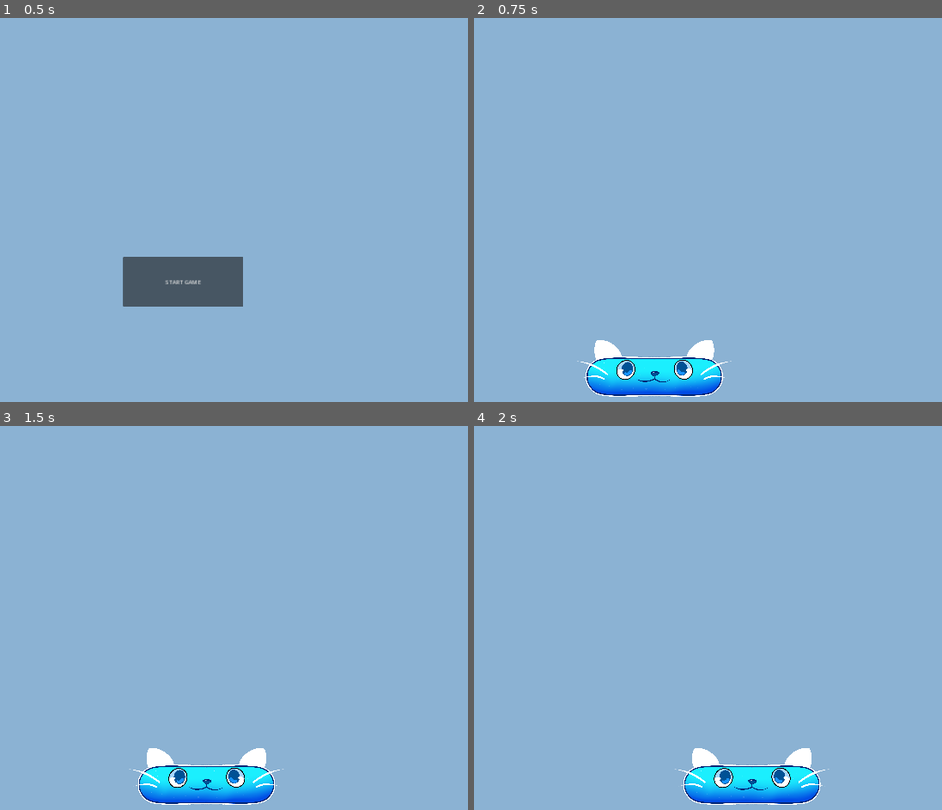
Above: before the commit, frames 1-4 (two rows, left to right).
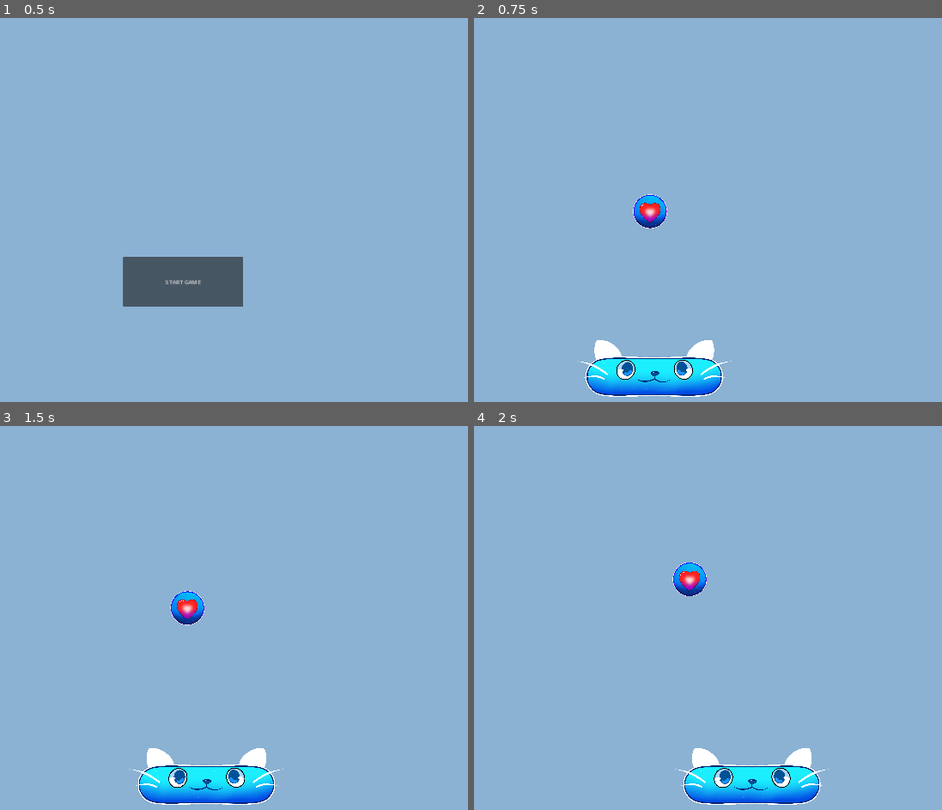
Above: after the commit, the same moments.

Repository: ColtonPhillips/uvicgamejam-24
Game: Godot game, scene res://Scenes/start_game.tscn
Same seed, same stepped clock (60 frames per second), same inputs: the game is played once before the commit and once after it.
Inputs:
- Up to frame 1 (0.5 s): no input
- Up to frame 2 (0.75 s): click "START GAME" at 0.5 s
- Up to frame 3 (1.5 s): tap Enter at 1.25 s; hold D (right) from 1.28 s (still down)
- Up to frame 4 (2 s): keep holding D (right)

Frame 1 is identical in both runs. In frame 2, 0.5% of the frame differs, in the area x 33-42%, y 45-55%; in frame 3, 0.5%; in frame 4, 0.5%.

Commit message:
Add ball - doesnt hit walls

Diff:
--- /dev/null
+++ b/game/Scenes/ball.tscn
@@ -0,0 +1,18 @@
+[gd_scene load_steps=4 format=3 uid="uid://kfy3ukhqt013"]
+
+[ext_resource type="Texture2D" uid="uid://c12vef2gyh7dy" path="res://Assets/Ball.png" id="1_2jah6"]
+[ext_resource type="Script" path="res://Scripts/ball.gd" id="1_tygem"]
+
+[sub_resource type="CircleShape2D" id="CircleShape2D_nj6vb"]
+radius = 47.1699
+
+[node name="Ball" type="CharacterBody2D"]
+motion_mode = 1
+script = ExtResource("1_tygem")
+
+[node name="Sprite2D" type="Sprite2D" parent="."]
+scale = Vector2(0.05, 0.05)
+texture = ExtResource("1_2jah6")
+
+[node name="CollisionShape2D" type="CollisionShape2D" parent="."]
+shape = SubResource("CircleShape2D_nj6vb")
--- a/game/Scenes/main.tscn
+++ b/game/Scenes/main.tscn
@@ -1,6 +1,7 @@
-[gd_scene load_steps=2 format=3 uid="uid://cegxvl7t72hal"]
+[gd_scene load_steps=3 format=3 uid="uid://cegxvl7t72hal"]
 
 [ext_resource type="PackedScene" uid="uid://cmwnuhkpe57qf" path="res://Scenes/paddle.tscn" id="1_gjttg"]
+[ext_resource type="PackedScene" uid="uid://kfy3ukhqt013" path="res://Scenes/ball.tscn" id="2_p8dgk"]
 
 [node name="Main" type="Node"]
 
@@ -9,3 +10,5 @@
 [node name="Paddle" parent="." node_paths=PackedStringArray("camera") instance=ExtResource("1_gjttg")]
 position = Vector2(11, 462)
 camera = NodePath("../Camera2D")
+
+[node name="Ball" parent="." instance=ExtResource("2_p8dgk")]
--- /dev/null
+++ b/game/Scripts/ball.gd
@@ -0,0 +1,84 @@
+extends CharacterBody2D
+
+class_name Ball
+
+signal life_lost
+
+const VELOCITY_LIMIT = 40
+
+@export var ball_speed = 15
+@export var lifes = 3
+#@export var death_zone: DeathZone
+#@export var ui: UI
+
+var speed_up_factor = 1.05
+var start_position: Vector2
+var last_collider_id
+
+@onready var collision_shape_2d = $CollisionShape2D
+
+
+
+func _ready():
+	#ui.set_lifes(lifes)
+	start_position = position
+	#death_zone.life_lost.connect(on_life_lost)
+
+func _physics_process(delta):
+	var collision = move_and_collide(velocity * ball_speed * delta)
+	if (!collision):
+		return
+
+	var collider = collision.get_collider()
+	#if collider is Brick:
+		#collider.decrease_level()
+		#
+	#if (collider is Brick or collider is Paddle):
+		#ball_collision(collider)
+	#else:
+		#velocity = velocity.bounce(collision.get_normal())
+
+
+func start_ball():
+	position = start_position
+	randomize()
+
+	velocity = Vector2(randf_range(-1, 1), randf_range(-.1, -1)).normalized() * ball_speed
+
+#func on_life_lost():
+	#lifes -= 1
+	#if lifes == 0:
+		#ui.game_over()
+	#else:
+		#life_lost.emit()
+		#reset_ball()
+		#ui.set_lifes(lifes)
+
+func reset_ball():
+	position = start_position
+	velocity = Vector2.ZERO
+
+func ball_collision(collider):
+
+	var ball_width = collision_shape_2d.shape.get_rect().size.x
+	var ball_center_x = position.x
+	var collider_width = collider.get_width()
+	var collider_center_x = collider.position.x
+
+	var velocity_xy = velocity.length()
+
+	var collision_x = (ball_center_x - collider_center_x) / (collider_width / 2)
+
+	var new_velocity = Vector2.ZERO
+
+	new_velocity.x = velocity_xy * collision_x
+
+	#if collider.get_rid() == last_collider_id && collider is Brick:
+		#new_velocity.x = new_velocity.rotated(deg_to_rad(randf_range(-45, 45))).x * 10
+	#else:
+		#last_collider_id == collider.get_rid()
+	#
+	new_velocity.y = sqrt(absf(velocity_xy* velocity_xy - new_velocity.x * new_velocity.x)) * (-1 if velocity.y > 0 else 1)
+	var speed_multiplier = speed_up_factor if collider is Paddle else 1
+
+	velocity = (new_velocity * speed_multiplier).limit_length(VELOCITY_LIMIT)
--- a/game/Scripts/paddle.gd
+++ b/game/Scripts/paddle.gd
@@ -10,7 +10,7 @@
 @export var speed := 400
 @export var camera: Camera2D
 
-#@onready var ball = $"../Ball" as Ball
+@onready var ball = $"../Ball" as Ball
 @onready var collision_shape_2d: CollisionShape2D = $CollisionShape2D
 
 func _ready():
@@ -40,7 +40,7 @@
 		direction = Vector2.ZERO
 
 	if direction != Vector2.ZERO && !is_ball_started:
-		#ball.start_ball()
+		ball.start_ball()
 		is_ball_started = true
 
 func on_ball_lost():
Binary file added: game/Assets/Ball.png
Not shown, added: game/Assets/Ball.png.import
